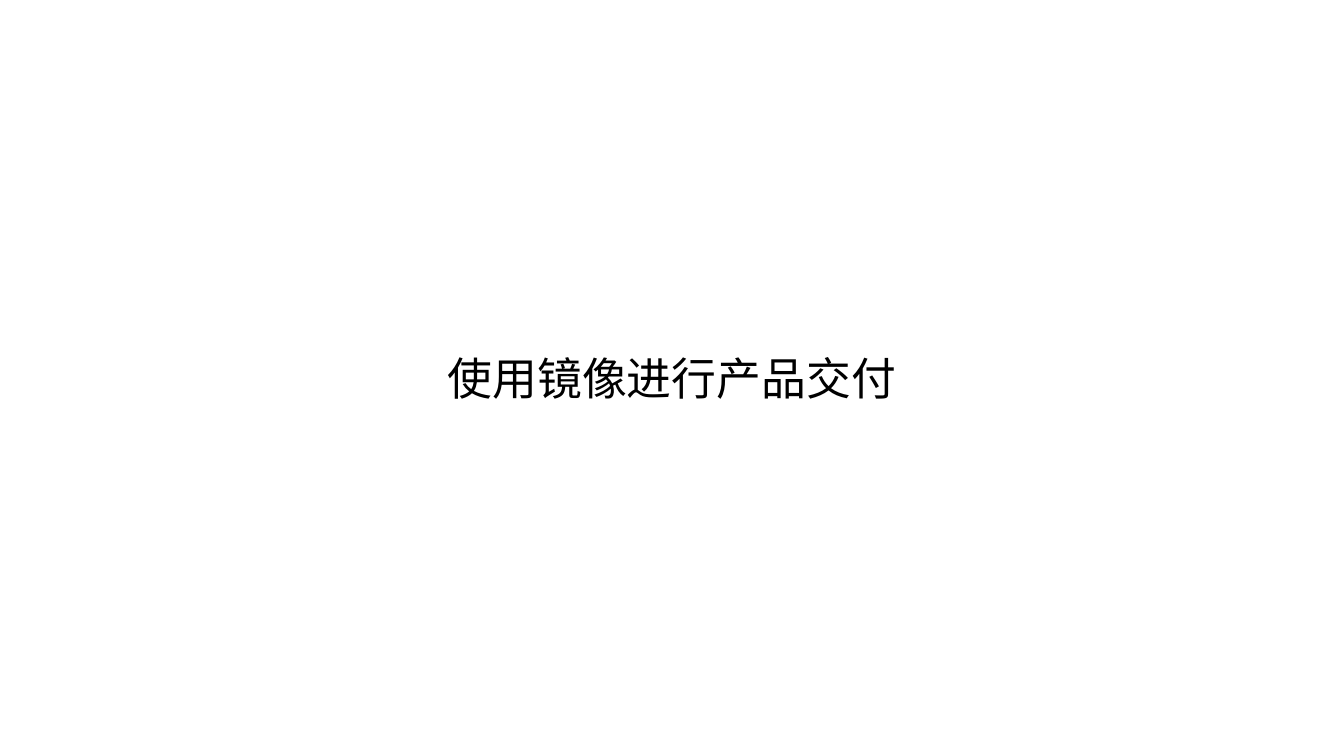
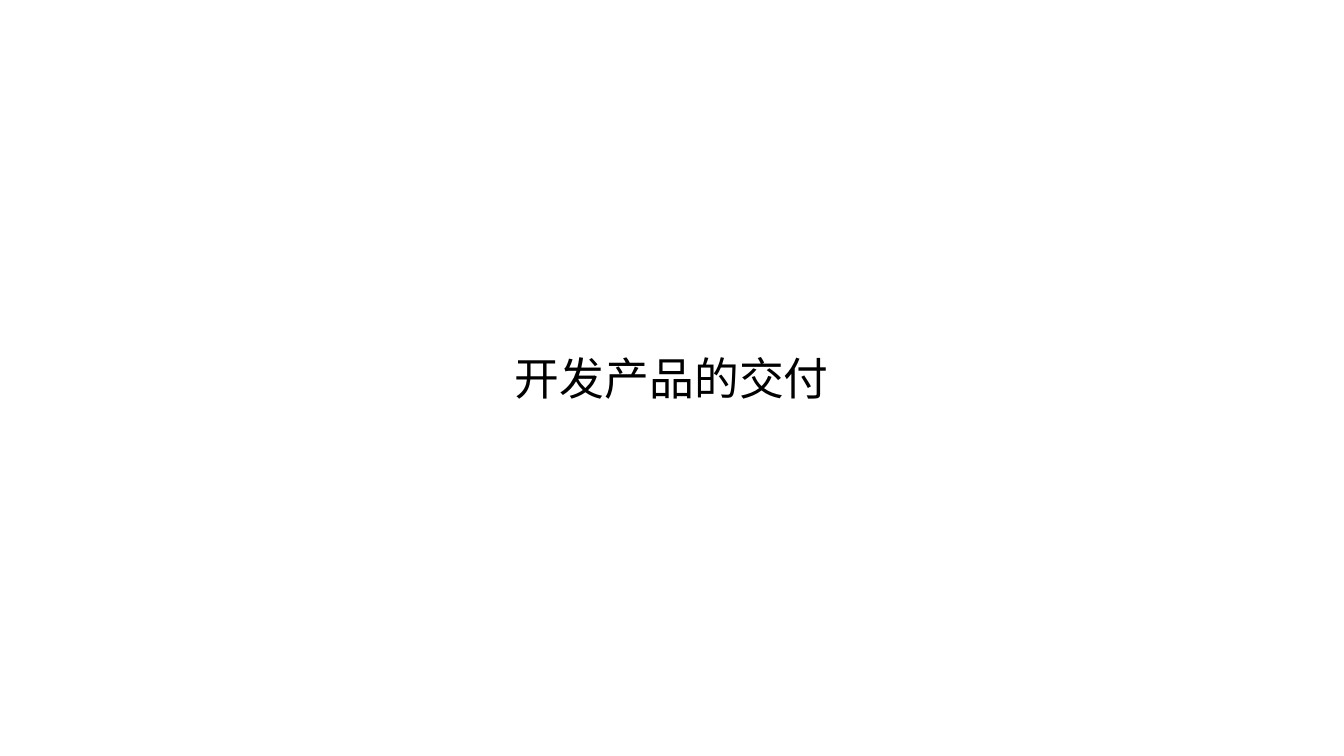
Before and after one commit to gtsigner/docker-samples, a slide deck: slide 20 of 1.Docker高可用的开发环境-preview.pptx (slide 18 before the commit). Drawn at 1344x756 pixels with LibreOffice and Linux fonts; fonts in the diff are those of the drawing. Boxes give left, top, right and bottom in pixels: in the first picture for what was removed or moved away, otherwise in the second. Text is boxed around its words. In the diff, an @@ line names an element or a change of style, - is before the commit and + after.

```diff
--- a/1.Docker高可用的开发环境-preview.pptx
+++ b/1.Docker高可用的开发环境-preview.pptx
@@ text at [515, 357, 829, 399]: text changed @@
-使用镜像进行产品交付
+开发产品的交付
```
Also in this commit, not shown: 7 other slides changed, 2 slides added.
